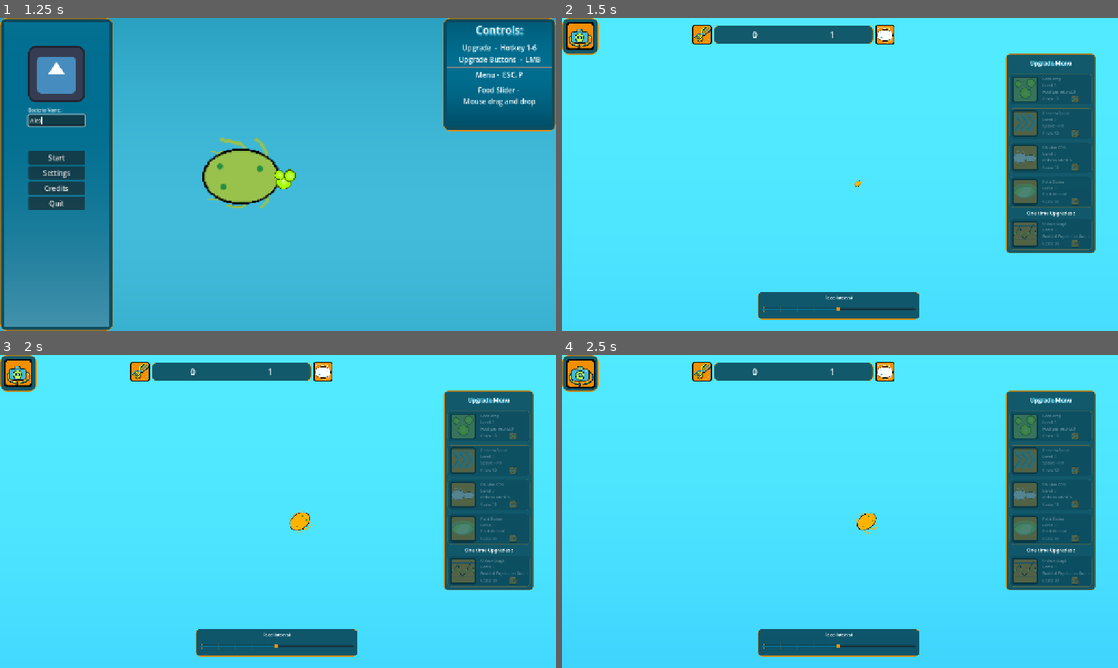
Above: before the commit, frames 1-4 (two rows, left to right).
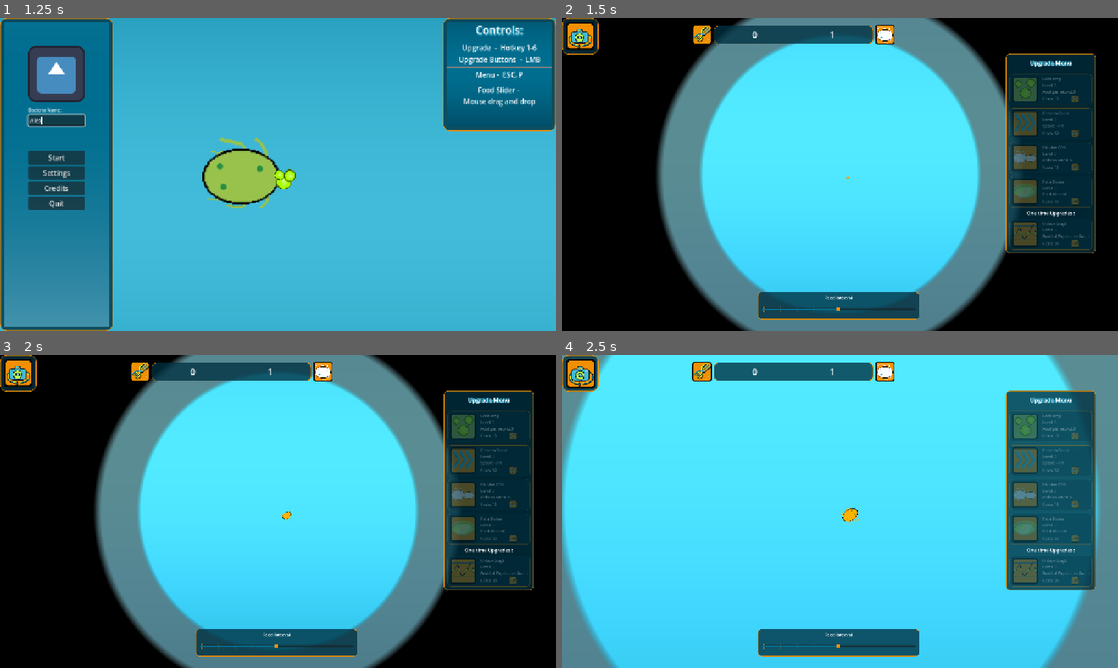
Above: after the commit, the same moments.

Repository: MisterIXI/chili-code-jam-4
Game: Godot game, scene res://entities/game/intro_scene.tscn
Two runs of this game, one before a commit and one after it. Both use one fixed random seed, a clock stepped at 60 frames per second and the inputs below. The engine's default icon, where the game draws it, is replaced by a stand-in: a white triangle on a blue panel in a dark square.
Inputs (mouse positions are in pixels of both pictures, inside the frame that each line leads up to):
- Up to frame 1 (1.25 s): click (55, 121) at 0.52 s; type "Alex" at 0.6 s
- Up to frame 2 (1.5 s): click "Start" at 1.25 s
- Up to frame 3 (2 s): no input
- Up to frame 4 (2.5 s): move the mouse to (578, 373) at 2.02 s; tap 1 (hotkey_1) at 2.1 s; click (578, 373) at 2.17 s

Frame 1 is identical in both runs. In frame 2, 62% of the frame differs, in the area x 0-100%, y 0-100%; in frame 3, 62%; in frame 4, 9.1%.

Commit message:
follow cam impl

Diff:
--- a/entities/game/follow_cam.gd
+++ b/entities/game/follow_cam.gd
@@ -27,7 +27,8 @@
 					return x
 				else:
 					return accum)
-
+		if not target and spawn_mgr.get_child_count() > 0:
+			target = spawn_mgr.get_child(0)
 func zoom_to_tweener(target_zoom: Vector2) -> void:
 	if zoom_tweener:
 		zoom_tweener.kill()
--- a/entities/game/game_scene.tscn
+++ b/entities/game/game_scene.tscn
@@ -109,7 +109,9 @@
 texture = SubResource("GradientTexture2D_h5h23")
 
 [node name="Camera2D" type="Camera2D" parent="." unique_id=7263727]
-zoom = Vector2(0.8, 0.8)
+zoom = Vector2(0.325, 0.325)
+position_smoothing_enabled = true
+position_smoothing_speed = 2.5
 script = ExtResource("2_bjl4v")
 
 [node name="Area2D" type="Area2D" parent="Camera2D" unique_id=1692959176]
@@ -138,3 +140,6 @@
 radius = 1000
 thickness = 400
 points = 15
+
+[connection signal="body_entered" from="Camera2D/Area2D" to="Camera2D" method="_on_area_2d_body_entered"]
+[connection signal="body_exited" from="Camera2D/Area2D" to="Camera2D" method="_on_area_2d_body_exited"]
--- a/entities/ui/camera_button.gd
+++ b/entities/ui/camera_button.gd
@@ -12,7 +12,7 @@
 	mouse_entered.connect(_on_mouse_entered)
 	gui_input.connect(_on_gui_input)
 func _on_button_clicked() ->void:
-	print("pressed")
+	get_viewport().get_camera_2d().toggle_follow()
 
 func _on_mouse_entered() -> void:
 	_tween_to_scale(HOVER_SCALE, TWEEN_DUR)
--- a/entities/ui/game_ui.tscn
+++ b/entities/ui/game_ui.tscn
@@ -582,9 +582,9 @@
 grow_vertical = 2
 
 [node name="Camera_Margin" type="MarginContainer" parent="HUD" unique_id=1307271885]
-layout_mode = 0
-offset_right = 40.0
-offset_bottom = 40.0
+layout_mode = 1
+offset_right = 84.0
+offset_bottom = 84.0
 
 [node name="PanelContainer" type="PanelContainer" parent="HUD/Camera_Margin" unique_id=174801138]
 layout_mode = 2
Not shown: 1 places in entities/ui/game_ui.tscn that only renumber resources
